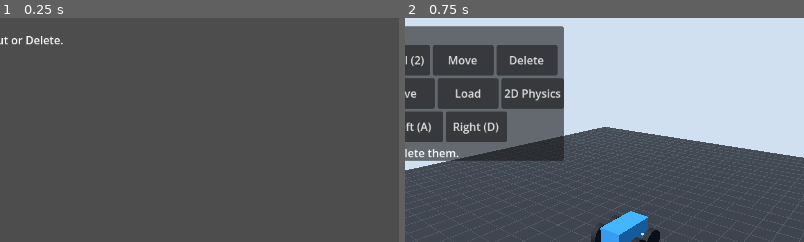
Above: before the commit, frames 1-2 (left to right).
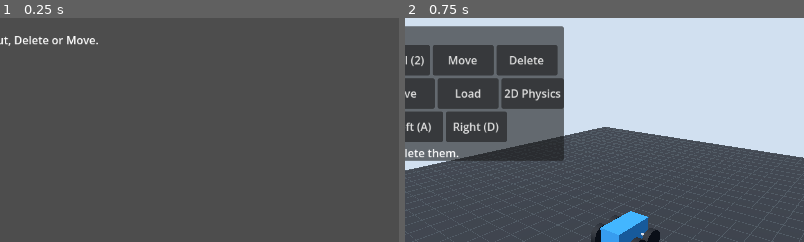
Above: after the commit, the same moments.

Repository: bundai223/game-poc
Game: Godot game, scene res://experiments/draw_physics/main.tscn
Same seed, same stepped clock (60 frames per second), same inputs: the game is played once before the commit and once after it.
Inputs:
- Up to frame 1 (0.25 s): no input
- Up to frame 2 (0.75 s): click "3D Craft" at 0.5 s
The pictures show only the part of the screen within x 22-71%, y 0-50%; the shares and areas given below are measured in that part.

The runs differ from the first frame. In frame 1, 0.5% of the frame differs, in the area x 2-25%, y 8-13%; in frame 2, nothing differs.

Commit message:
[2D Draw] 図形のドラッグ移動を追加

Diff:
--- a/experiments/draw_physics/main.gd
+++ b/experiments/draw_physics/main.gd
@@ -19,6 +19,11 @@
 var _floor_y := 0.0
 var _drawing := false
 var _delete_mode := false
+var _move_mode := false
+var _move_body: RigidBody2D
+var _move_offset := Vector2.ZERO
+var _move_was_frozen := false
+var _move_active := false
 var _delete_points: Array[Vector2] = []
 var _touch_index := -1
 var _outline := PackedVector2Array()
@@ -38,7 +43,7 @@
 
 	var instructions := Label.new()
 	instructions.position = Vector2(24.0, 20.0)
-	instructions.text = "Draw shapes. Use Mode to Cut or Delete."
+	instructions.text = "Draw shapes. Use Mode to Cut, Delete or Move."
 	add_child(instructions)
 	var controls := CanvasLayer.new()
 	add_child(controls)
@@ -79,6 +84,10 @@
 			mode_button.text = "Mode: Delete"
 		elif _delete_mode:
 			_delete_mode = false
+			_move_mode = true
+			mode_button.text = "Mode: Move"
+		elif _move_mode:
+			_move_mode = false
 			mode_button.text = "Mode: Draw"
 		else:
 			_cut_mode = true
@@ -113,6 +122,8 @@
 func _unhandled_input(event: InputEvent) -> void:
 	if event is InputEventKey and event.pressed and not event.echo and event.keycode == KEY_R:
 		reset()
+	elif _move_mode:
+		_move_input(event)
 	elif _delete_mode:
 		if event is InputEventMouseButton and event.button_index == MOUSE_BUTTON_LEFT and event.pressed:
 			_delete_points.append(event.position)
@@ -136,6 +147,53 @@
 			_touch_index = -1
 	elif event is InputEventScreenDrag and event.index == _touch_index and _drawing:
 		_add_point(to_local(event.position))
+
+
+func _move_input(event: InputEvent) -> void:
+	if event is InputEventMouseButton and event.button_index == MOUSE_BUTTON_LEFT:
+		if event.pressed and not _move_active:
+			_begin_move(to_local(event.position))
+		elif not event.pressed and _move_active and _touch_index == -1:
+			_move_to(to_local(event.position))
+			_cancel_draw()
+	elif event is InputEventMouseMotion and _move_active and _touch_index == -1:
+		_move_to(to_local(event.position))
+	elif event is InputEventScreenTouch:
+		if event.pressed and not event.canceled and not _move_active:
+			_touch_index = event.index
+			_begin_move(to_local(event.position))
+		elif event.index == _touch_index and _move_active:
+			if not event.canceled and not event.pressed:
+				_move_to(to_local(event.position))
+			if event.canceled or not event.pressed:
+				_cancel_draw()
+	elif event is InputEventScreenDrag and _move_active and event.index == _touch_index:
+		_move_to(to_local(event.position))
+
+
+func _begin_move(point: Vector2) -> void:
+	_move_active = true
+	for index in range(_created_bodies.size() - 1, -1, -1):
+		var body := _created_bodies[index]
+		var visual: Polygon2D = body.get_child(0)
+		if Geometry2D.is_point_in_polygon(body.to_local(to_global(point)), visual.polygon):
+			_move_body = body
+			_move_offset = body.position - point
+			_move_was_frozen = body.freeze
+			body.freeze = true
+			body.linear_velocity = Vector2.ZERO
+			body.angular_velocity = 0.0
+			break
+
+
+func _move_to(point: Vector2) -> void:
+	if is_instance_valid(_move_body):
+		_move_body.position = point + _move_offset
+
+
+func _notification(what: int) -> void:
+	if what == NOTIFICATION_APPLICATION_FOCUS_OUT:
+		_cancel_draw()
 
 
 func reset() -> void:
@@ -220,6 +278,11 @@
 
 
 func _cancel_draw() -> void:
+	if is_instance_valid(_move_body):
+		_move_body.freeze = _move_was_frozen
+		_move_body.sleeping = false
+	_move_body = null
+	_move_active = false
 	_drawing = false
 	_touch_index = -1
 	_outline.clear()
--- a/tests/test_collider_integration.gd
+++ b/tests/test_collider_integration.gd
@@ -219,6 +219,8 @@
 	await get_tree().physics_frame
 	assert_int(demo._created_bodies.size()).is_equal(1)
 	mode.pressed.emit()
+	assert_str(mode.text).is_equal("Mode: Move")
+	mode.pressed.emit()
 	assert_str(mode.text).is_equal("Mode: Draw")
 
 
@@ -454,3 +456,93 @@
 	assert_bool(body.freeze).is_false()
 	assert_bool(body.linear_velocity.is_equal_approx(Vector2(20, 30))).is_true()
 	assert_bool(demo._drawing).is_false()
+
+
+func test_move_mouse_selects_topmost_and_releases_at_pointer() -> void:
+	var demo := DrawPhysics.instantiate()
+	add_child(demo)
+	var square := PackedVector2Array([Vector2(100, 100), Vector2(200, 100), Vector2(200, 200), Vector2(100, 200)])
+	var first: RigidBody2D = demo.spawn_body(OutlineData.new(square))
+	var top: RigidBody2D = demo.spawn_body(OutlineData.new(square))
+	top.rotation = 0.2
+	top.linear_velocity = Vector2(30, 20)
+	var mode := demo.find_child("ModeButton", true, false) as Button
+	for i in range(3):
+		mode.pressed.emit()
+	var mouse := InputEventMouseButton.new()
+	mouse.button_index = MOUSE_BUTTON_LEFT
+	mouse.pressed = true
+	mouse.position = Vector2(150, 150)
+	demo._unhandled_input(mouse)
+	assert_bool(top.freeze).is_true()
+	var move := InputEventMouseMotion.new()
+	move.position = Vector2(250, 220)
+	demo._unhandled_input(move)
+	mouse.pressed = false
+	mouse.position = Vector2(270, 230)
+	demo._unhandled_input(mouse)
+	assert_bool(top.position.is_equal_approx(Vector2(270, 230))).is_true()
+	assert_bool(first.position.is_equal_approx(Vector2(150, 150))).is_true()
+	assert_bool(top.freeze).is_false()
+	assert_bool(top.linear_velocity.is_zero_approx()).is_true()
+	assert_float(top.angular_velocity).is_equal(0.0)
+	await get_tree().physics_frame
+	await get_tree().physics_frame
+	assert_float(top.linear_velocity.y).is_greater(0.0)
+
+
+func test_move_touch_empty_cancel_mode_and_reset() -> void:
+	var demo := DrawPhysics.instantiate()
+	add_child(demo)
+	var body: RigidBody2D = demo.spawn_body(OutlineData.new(PackedVector2Array([Vector2(100, 100), Vector2(200, 100), Vector2(200, 200), Vector2(100, 200)])))
+	var mode := demo.find_child("ModeButton", true, false) as Button
+	for i in range(3):
+		mode.pressed.emit()
+	var touch := InputEventScreenTouch.new()
+	touch.index = 7
+	touch.pressed = true
+	touch.position = Vector2(20, 20)
+	demo._unhandled_input(touch)
+	var drag := InputEventScreenDrag.new()
+	drag.index = 7
+	drag.position = Vector2(150, 150)
+	demo._unhandled_input(drag)
+	assert_bool(body.position.is_equal_approx(Vector2(150, 150))).is_true()
+	touch.pressed = false
+	demo._unhandled_input(touch)
+	touch.pressed = true
+	touch.position = Vector2(150, 150)
+	demo._unhandled_input(touch)
+	assert_bool(body.freeze).is_true()
+	drag.index = 8
+	drag.position = Vector2(300, 300)
+	demo._unhandled_input(drag)
+	assert_bool(body.position.is_equal_approx(Vector2(150, 150))).is_true()
+	drag.index = 7
+	demo._unhandled_input(drag)
+	assert_bool(body.position.is_equal_approx(Vector2(300, 300))).is_true()
+	touch.canceled = true
+	touch.pressed = false
+	demo._unhandled_input(touch)
+	assert_bool(body.freeze).is_false()
+	touch.canceled = false
+	touch.pressed = true
+	touch.position = Vector2(300, 300)
+	demo._unhandled_input(touch)
+	touch.pressed = false
+	touch.position = Vector2(320, 310)
+	demo._unhandled_input(touch)
+	assert_bool(body.position.is_equal_approx(Vector2(320, 310))).is_true()
+	assert_bool(body.freeze).is_false()
+	touch.pressed = true
+	touch.position = Vector2(320, 310)
+	demo._unhandled_input(touch)
+	mode.pressed.emit()
+	assert_bool(body.freeze).is_false()
+	assert_bool(demo._move_active).is_false()
+	for i in range(3):
+		mode.pressed.emit()
+	demo._unhandled_input(touch)
+	demo.reset()
+	assert_bool(demo._move_active).is_false()
+	assert_int(demo._created_bodies.size()).is_equal(0)
Not shown, added: raw/issues/2026-11-12_45/drag-mode.md
Not shown, changed: wiki/pages/experiments/log.md
Not shown, changed: wiki/pages/experiments/手描き輪郭の剛体化.md
